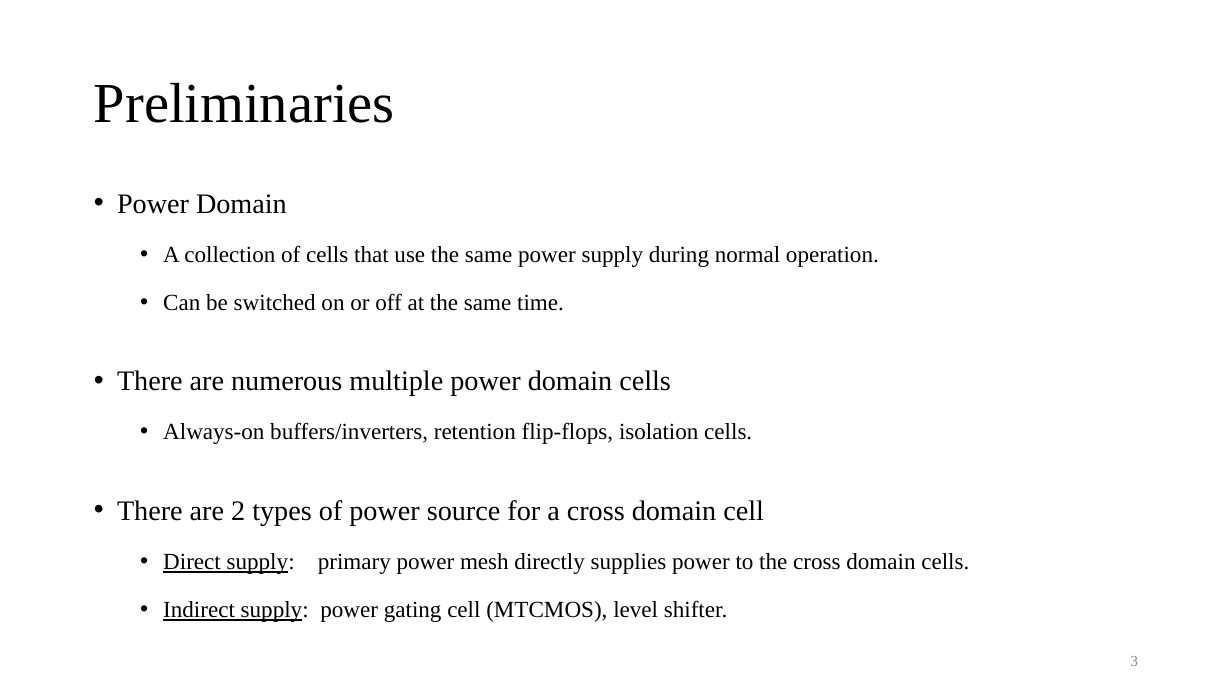
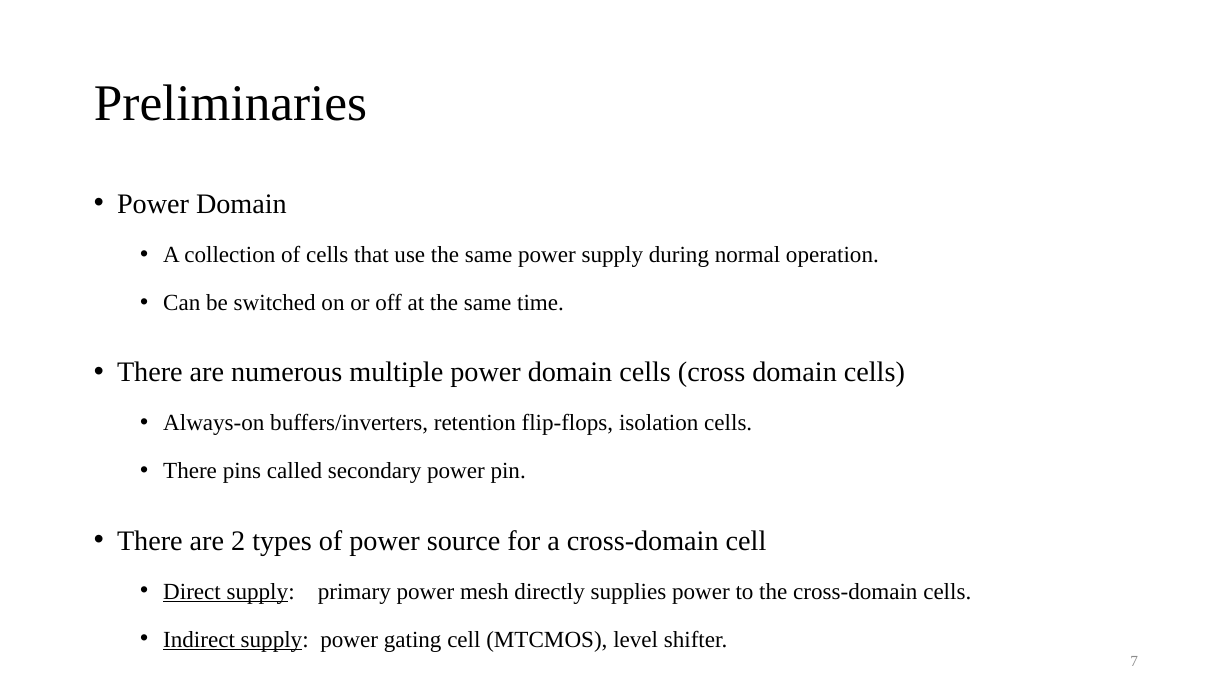
Before and after one commit to Pacific-Feng-Studuies/Studied-Papers, a slide deck: slide 8 of GM/powerplan/Power Sub-Mesh Construction in Multiple Power Domain Design/Power Sub-Mesh Construction in Multiple Power Domain Design.pptx (slide 4 before the commit). Drawn at 1232x693 pixels with LibreOffice and Linux fonts; fonts in the diff are those of the drawing. Boxes give left, top, right and bottom in pixels: in the first picture for what was removed or moved away, otherwise in the second. Text is boxed around its words. In the diff, an @@ line names an element or a change of style, - is before the commit and + after.

```diff
--- a/GM/powerplan/Power Sub-Mesh Construction in Multiple Power Domain Design/Power Sub-Mesh Construction in Multiple Power Domain Design.pptx
+++ b/GM/powerplan/Power Sub-Mesh Construction in Multiple Power Domain Design/Power Sub-Mesh Construction in Multiple Power Domain Design.pptx
@@ title "Preliminaries" at bbox=[94, 84, 367, 121]: size 44 to 40 pt @@
@@ text at bbox=[117, 361, 905, 387]: text changed @@
-• There are numerous multiple power domain cells
+• There are numerous multiple power domain cells (cross domain cells)
@@ text at bbox=[117, 462, 971, 604]: text changed @@
-• There are 2 types of power source for a cross domain cell
-  • Direct supply: primary power mesh directly supplies power to the cross domain cells.
+  • There pins called secondary power pin.
+• There are 2 types of power source for a cross-domain cell
+  • Direct supply: primary power mesh directly supplies power to the cross-domain cells.
@@ page number at bbox=[1130, 656, 1138, 666]: text changed @@
-3
+7
```
Also in this commit, not shown: 3 other slides changed, 23 slides added, 1 slide removed.
